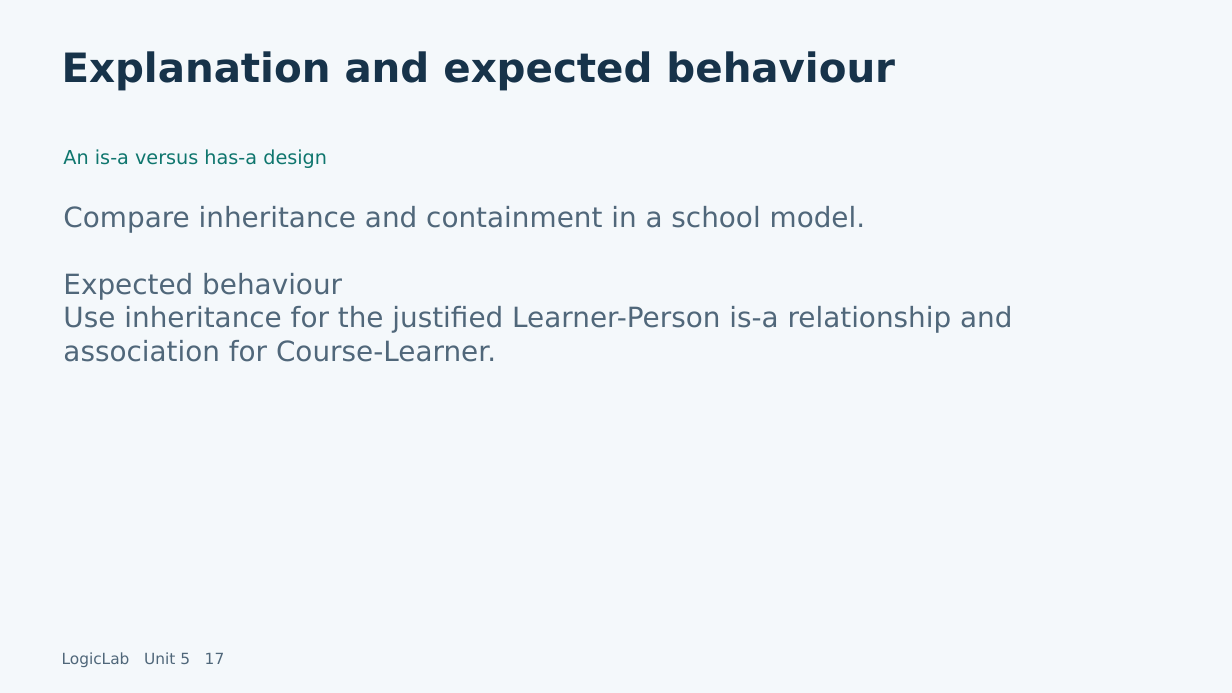
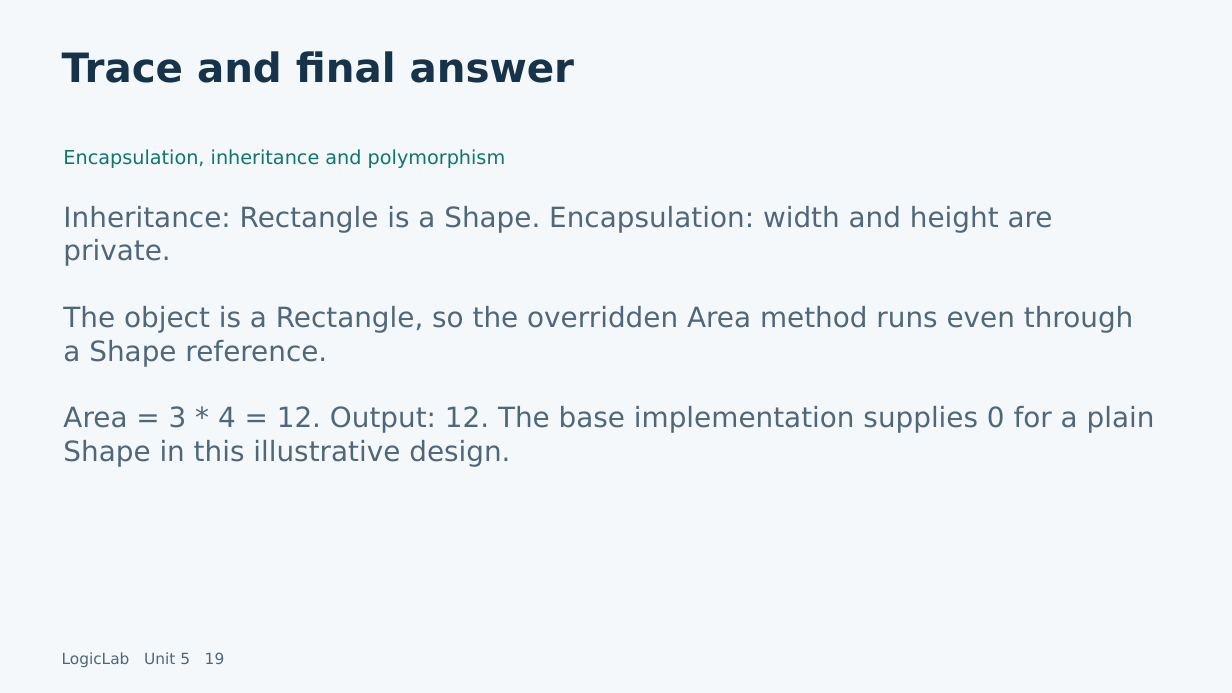
Before and after one commit to LEFA-2329/lefa-portfolio., a slide deck: slide 19 of dist/learn/downloads/logiclab-unit-5.pptx (slide 17 before the commit). Drawn at 1232x693 pixels with LibreOffice and Linux fonts; fonts in the diff are those of the drawing. Boxes give left, top, right and bottom in pixels: in the first picture for what was removed or moved away, otherwise in the second. Text is boxed around its words. In the diff, an @@ line names an element or a change of style, - is before the commit and + after.

Commit message:
Expand unit slides with complete solved pseudocode, exercise solutions, traces and data type definitions

```diff
--- a/dist/learn/downloads/logiclab-unit-5.pptx
+++ b/dist/learn/downloads/logiclab-unit-5.pptx
@@ text at [62, 51, 574, 83]: text changed @@
-Explanation and expected behaviour
+Trace and final answer
@@ text at [63, 149, 506, 168]: text changed @@
-An is-a versus has-a design
+Encapsulation, inheritance and polymorphism
@@ text at [63, 206, 1155, 467]: text changed @@
-Compare inheritance and containment in a school model.
-Expected behaviour
-Use inheritance for the justified Learner-Person is-a relationship and association for Course-Learner.
+Inheritance: Rectangle is a Shape. Encapsulation: width and height are private.
+The object is a Rectangle, so the overridden Area method runs even through a Shape reference.
+Area = 3 * 4 = 12. Output: 12. The base implementation supplies 0 for a plain Shape in this illustrative design.
@@ text at [62, 652, 225, 667]: text changed @@
-LogicLab Unit 5 17
+LogicLab Unit 5 19
```
Also in this commit, not shown: 20 other slides changed, 14 slides added, 6 slides removed, 11 other files.
